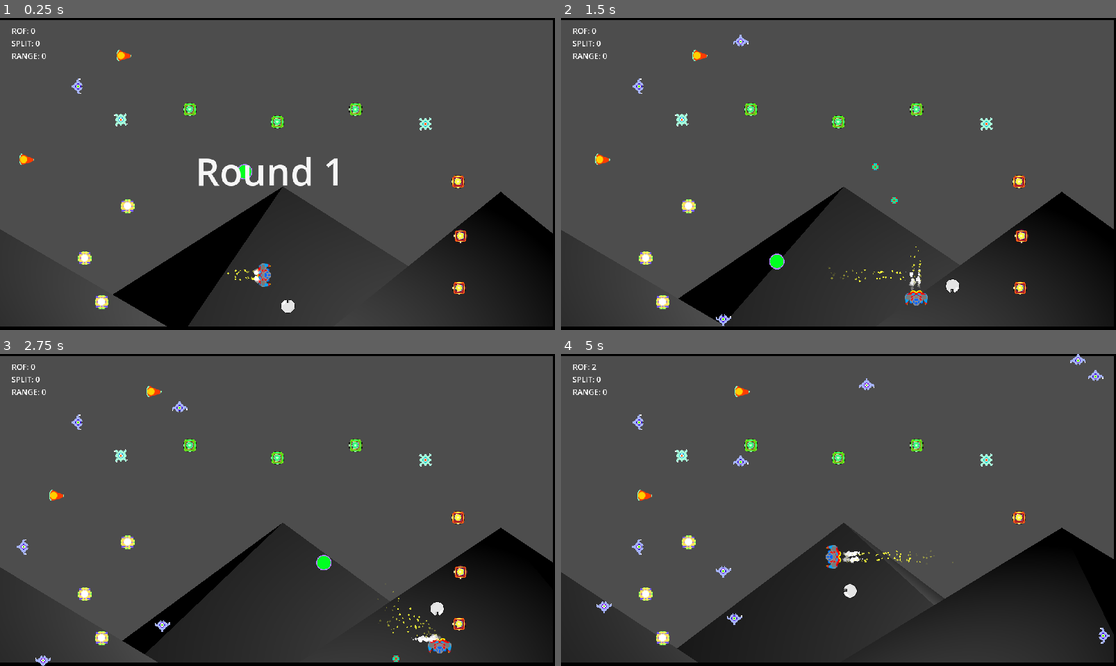
Above: before the commit, frames 1-4 (two rows, left to right).
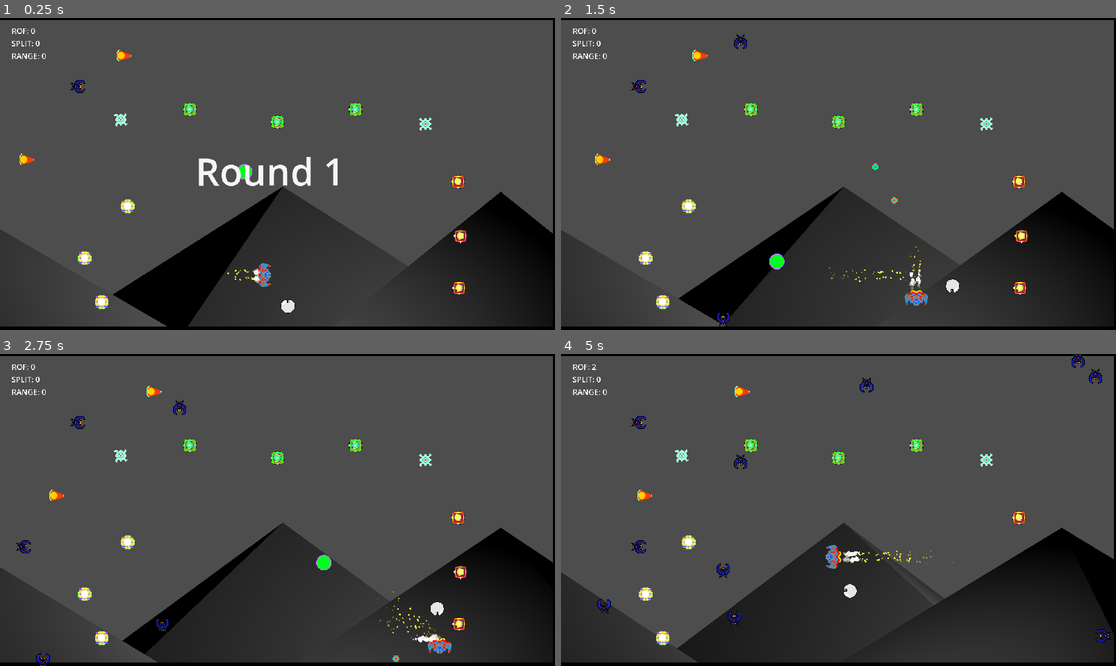
Above: after the commit, the same moments.

Repository: gamkedo-la/AttackStackCharlie
Game: Godot game, scene res://UI/MainMenu/main_menu.tscn
Same seed, same stepped clock (60 frames per second), same inputs: the game is played once before the commit and once after it. Sound files missing from this copy of the repository are replaced by a short silence.
Inputs:
- Up to frame 1 (0.25 s): no input
- Up to frame 2 (1.5 s): hold D (move right) 0.53-1.28 s; hold Space (shoot) 0.53-1.28 s; hold S (move down) from 1.28 s (still down); tap Space (shoot) at 1.35 s
- Up to frame 3 (2.75 s): release S (move down) at 2.03 s; hold D (move right) from 2.03 s (still down); hold Space (shoot) from 2.03 s (still down)
- Up to frame 4 (5 s): release D (move right) at 2.78 s; release Space (shoot) at 2.78 s; hold W (move up) 2.78-3.53 s; tap Space (shoot) at 2.85, 4.35 s; hold Space (shoot) 3.53-4.28 s; hold A (move left) from 3.53 s (still down)

The runs differ from the first frame. In frame 1, less than 0.1% of the frame differs, in the area x 12-16%, y 19-25%; in frame 2, 0.2%; in frame 3, 0.4%; in frame 4, 0.8%, in the area x 6-100%, y 0-93%.

Commit message:
Rodrigo helper sprite used to replace sliding enemy placeholder

Diff:
--- a/Enemies/EvilSlider.tscn
+++ b/Enemies/EvilSlider.tscn
@@ -1,7 +1,7 @@
 [gd_scene load_steps=5 format=3 uid="uid://cfc6nu2yaw6cd"]
 
 [ext_resource type="Script" path="res://Enemies/EvilSlider.gd" id="1_5p6gb"]
-[ext_resource type="Texture2D" uid="uid://brmlkjnpyvun4" path="res://Enemies/EvilSlider.png" id="2_q6vue"]
+[ext_resource type="Texture2D" uid="uid://c8qh1tgr28e8r" path="res://Enemies/EnemyCraftMain.png" id="2_1jdsd"]
 
 [sub_resource type="CircleShape2D" id="CircleShape2D_cio05"]
 radius = 9.0
@@ -21,11 +21,10 @@
 [node name="CollisionShape2D" type="CollisionShape2D" parent="ProjectileDetector"]
 shape = SubResource("CircleShape2D_hrx8h")
 
-[node name="EvilSlider" type="Sprite2D" parent="."]
-position = Vector2(2.08165e-12, 2.08165e-12)
-texture = ExtResource("2_q6vue")
+[node name="VisibleOnScreenNotifier2D" type="VisibleOnScreenNotifier2D" parent="."]
 
-[node name="VisibleOnScreenNotifier2D" type="VisibleOnScreenNotifier2D" parent="."]
+[node name="EnemyCraftMain" type="Sprite2D" parent="."]
+texture = ExtResource("2_1jdsd")
 
 [connection signal="area_entered" from="ProjectileDetector" to="." method="_on_projectile_detector_area_entered"]
 [connection signal="screen_exited" from="VisibleOnScreenNotifier2D" to="." method="_on_visible_on_screen_notifier_2d_screen_exited"]
Renamed: Raw Source Files/Artwork/HelperDrones.png -> Enemies/EnemyCraftMain.png
Not shown, added: Enemies/EnemyCraftMain.png.import
Not shown, added: Raw Source Files/Artwork/EnemyCraftMain.xcf
